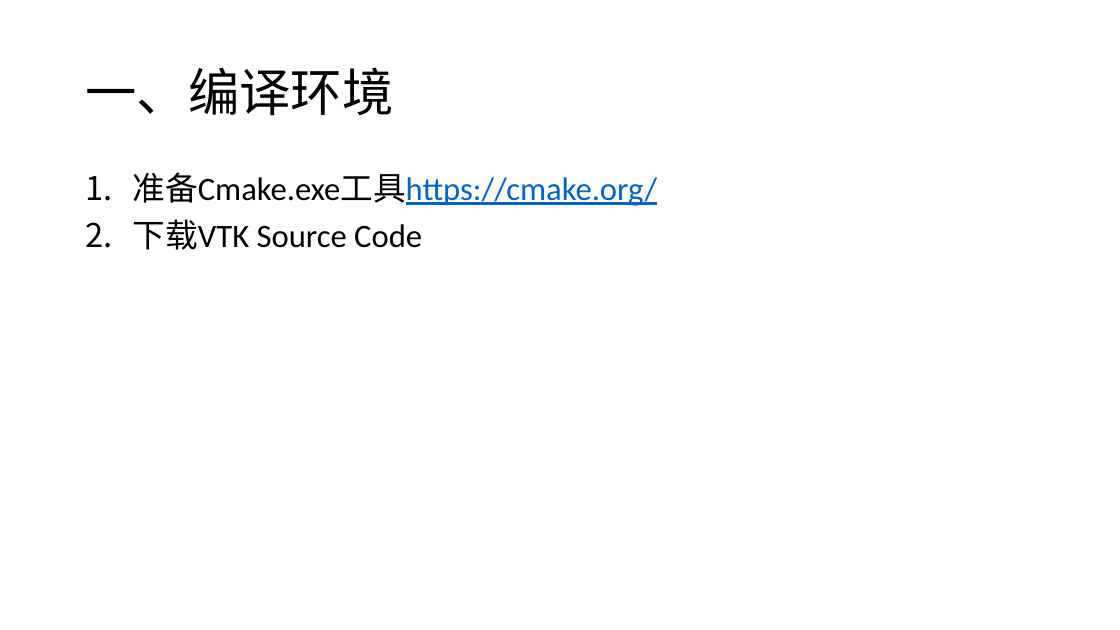
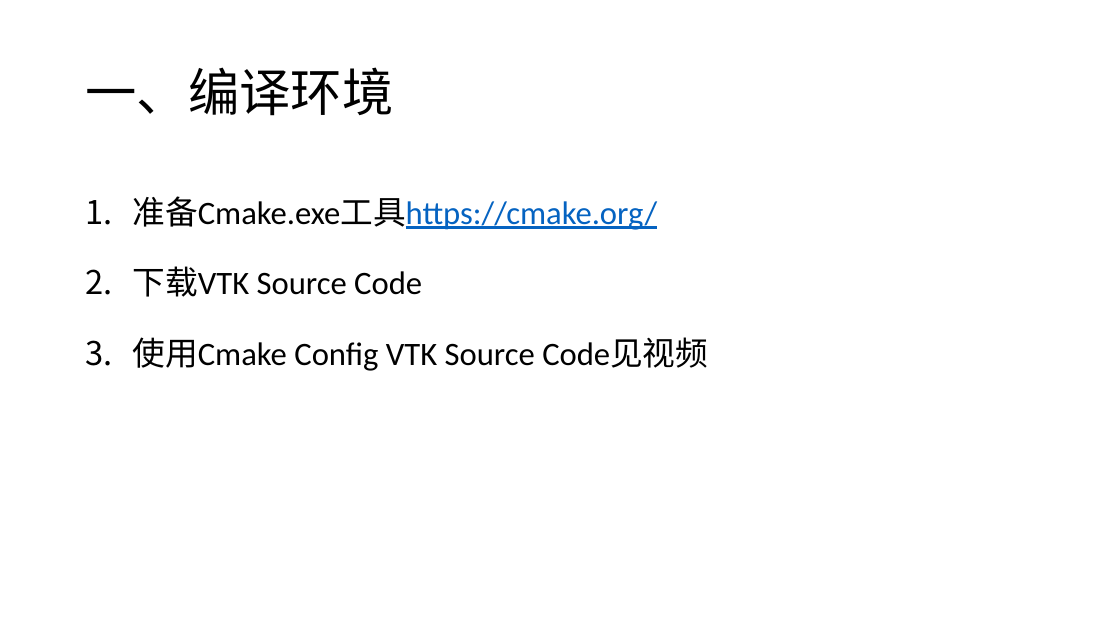
Before and after one commit to saqlz/VTKDemo, a slide deck: slide 2 of VTK学习笔记.pptx. Drawn at 1120x630 pixels with LibreOffice and Linux fonts; fonts in the diff are those of the drawing. Boxes give left, top, right and bottom in pixels: in the first picture for what was removed or moved away, otherwise in the second. Text is boxed around its words. In the diff, an @@ line names an element or a change of style, - is before the commit and + after.

```diff
--- a/VTK学习笔记.pptx
+++ b/VTK学习笔记.pptx
@@ text at (133, 196, 658, 297): line spacing 0.9 to 1.5 @@
@@ text at (133, 337, 708, 371): paragraph added @@
+3. 使用Cmake Config VTK Source Code见视频
```
Also in this commit, not shown: 1 other slide changed, 3 slides added, 3 other files.
